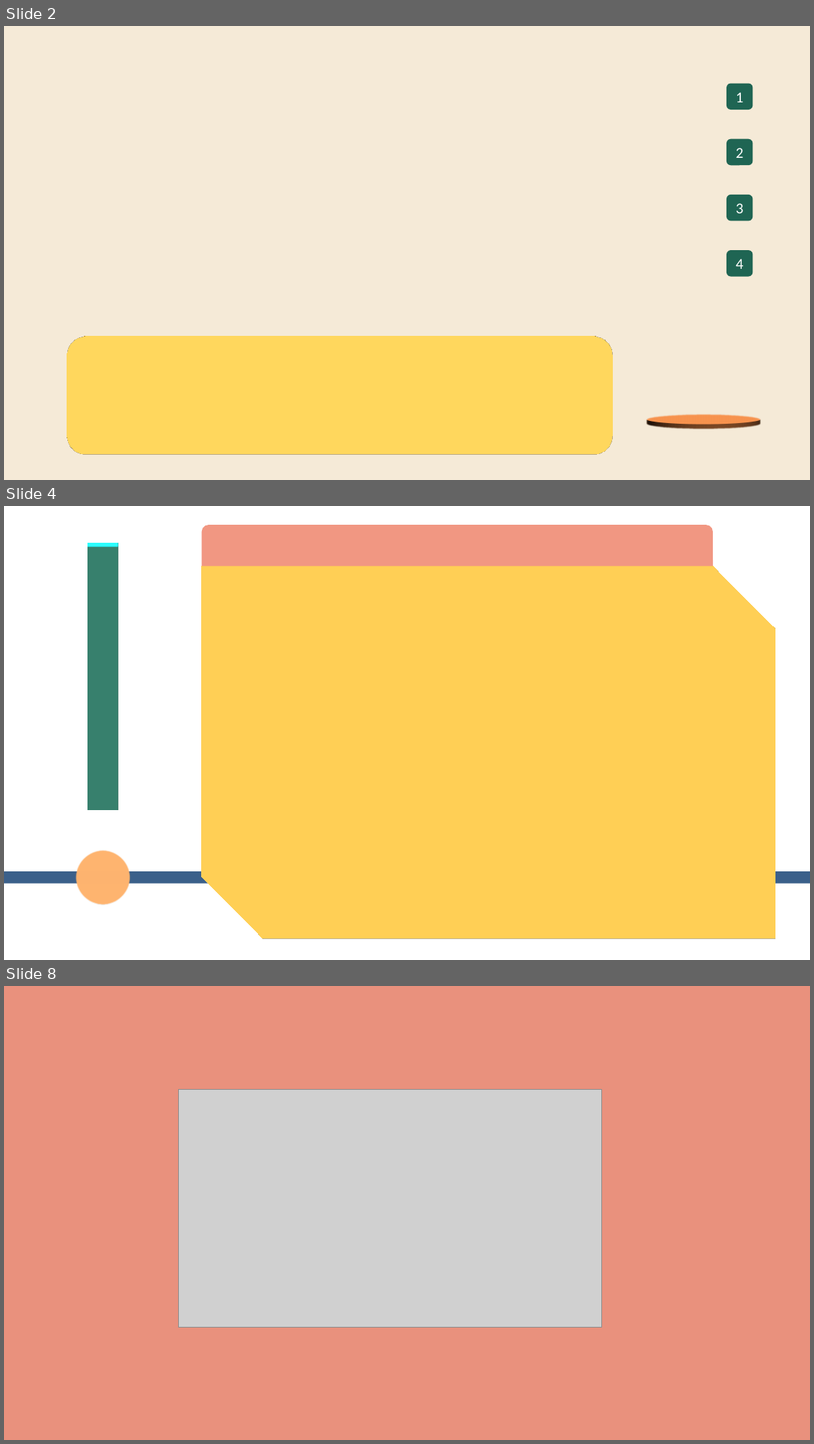
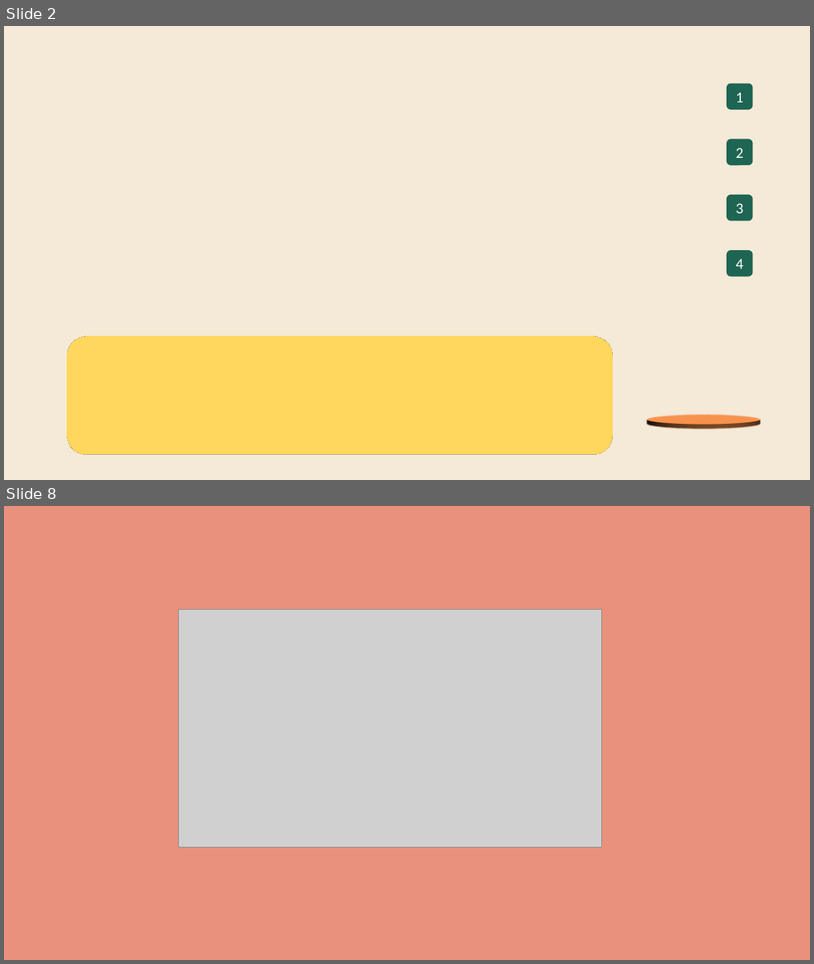
Before and after one commit to zipdang04/SimpO_HTTT, a slide deck: Olympia.pptm. Shown one above the other, each under a label of ours: slides 2, 4 and 8 before the commit, slides 2 and 8 after it; the slides between them are not shown. The pictures are 814x1444 and 814x964 pixels, drawn with LibreOffice and Linux fonts; fonts in the diff are those of the drawing; grey boxes stand for pictures. Boxes give left, top, right and bottom in pixels: in the first picture for what was removed or moved away, otherwise in the second. Text is boxed around its words. In the diff, an @@ line names an element or a change of style, - is before the commit and + after.

```diff
--- a/Olympia.pptm
+++ b/Olympia.pptm
@@ slide 4 removed at [4, 506, 810, 960], background #FFFFFF @@
@@ round same rect removed at [202, 525, 714, 566] @@
@@ rectangle removed at [88, 543, 118, 810] @@
@@ rectangle removed at [88, 543, 118, 546] @@
@@ snip diag rect removed at [202, 566, 776, 939] @@
@@ ellipse removed at [76, 850, 131, 905] @@
@@ rectangle removed at [4, 871, 810, 883] @@
```
Also in this commit, not shown: 4 slides changed, 3 slides added, 2 other slides removed, 19 other files.
